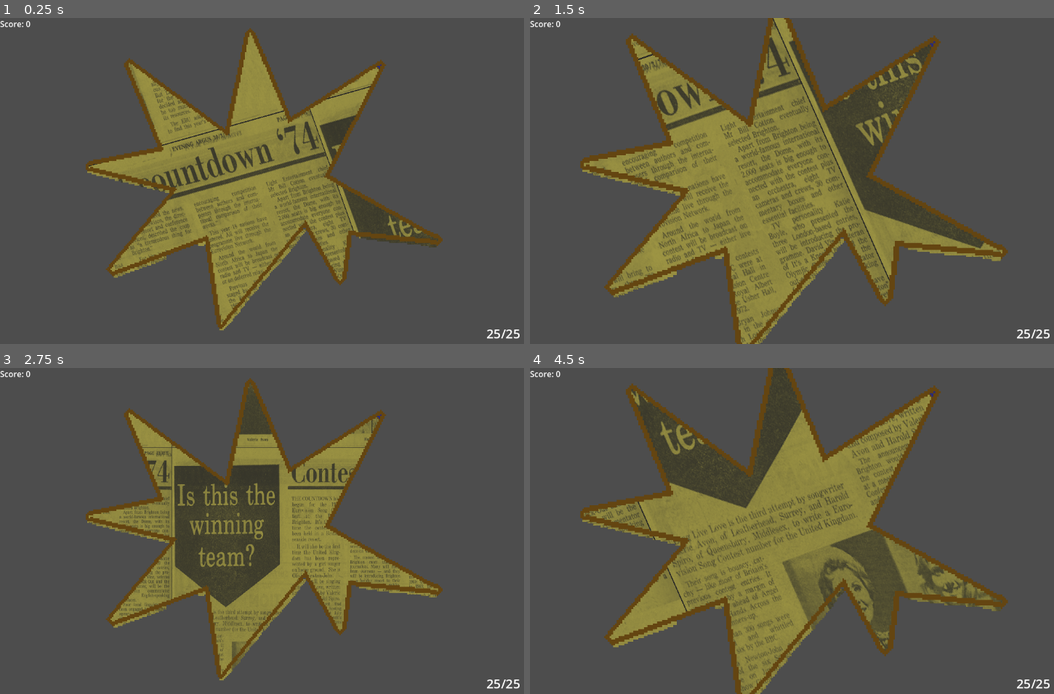
Above: before the commit, frames 1-4 (two rows, left to right).
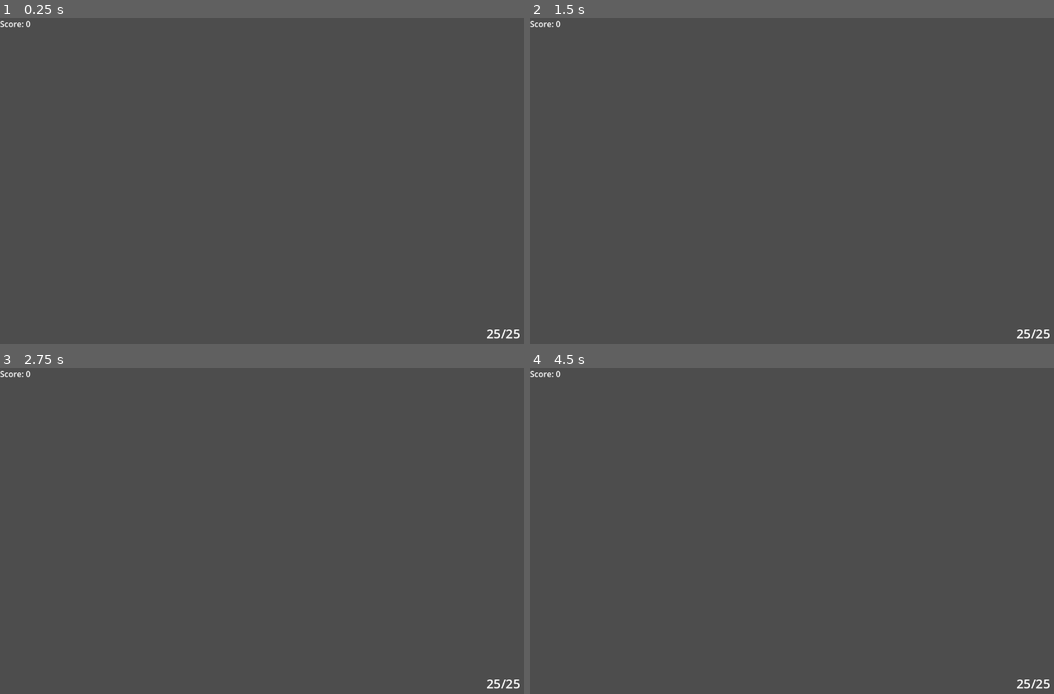
Above: after the commit, the same moments.

Repository: HjalteTagmose/Winball
Game: Godot game, scene res://scenes/test.tscn
The game is run twice, just before and just after one commit, with the same random seed, the same clock (stepped at 60 frames per second) and the same inputs. This scene is started directly instead of the project's main scene.
Inputs (mouse positions are in pixels of both pictures, inside the frame that each line leads up to):
- Up to frame 1 (0.25 s): no input
- Up to frame 2 (1.5 s): tap Enter (ui_accept) at 0.5, 0.77 s; move the mouse to (outside the picture) at 0.52 s; tap Space (launch) at 0.6, 1.35 s; move the mouse to (582, 27) at 1.27 s
- Up to frame 3 (2.75 s): tap Enter (ui_accept) at 1.52 s; move the mouse to (345, 459) at 2.02 s; tap Space (launch) at 2.1 s
- Up to frame 4 (4.5 s): move the mouse to (792, 596) at 2.77 s; tap Space (launch) at 2.85, 3.6, 4.35 s; tap Enter (ui_accept) at 3.02, 3.77 s; move the mouse to (996, 579) at 3.52 s; move the mouse to (645, 482) at 4.27 s

The runs differ from the first frame. In frame 1, 25% of the frame differs, in the area x 16-85%, y 3-96%; in frame 2, 35%; in frame 3, 25%; in frame 4, 36%, in the area x 9-92%, y 0-100%.

Commit message:
add bumpers

Diff:
--- a/scenes/test.tscn
+++ b/scenes/test.tscn
@@ -5,4 +5,5 @@
 [node name="Test" type="Node2D"]
 
 [node name="PaperStar" parent="." instance=ExtResource("1_errlg")]
+visible = false
 position = Vector2(524, 322)
--- a/sprites/test/scrolling_texture.gdshader
+++ b/sprites/test/scrolling_texture.gdshader
@@ -8,7 +8,7 @@
 uniform float rotation = 0.0;
 uniform float scale = 1.0;
 uniform float color_blend = 0.5;
-uniform float scroll_texture_alpha = 0.5;
+//uniform float scroll_texture_alpha = 0.5;
 
 vec2 rotated(vec2 a, float angle)
 {
@@ -34,9 +34,7 @@
 
 		newUV = fract(newUV);
 		vec4 color = texture(scroll_texture, newUV);
-		vec4 test = replace_color;
-		test.a  = scroll_texture_alpha;
-		color = test * color;
+		color = replace_color * color;
 		COLOR = color;
 	}
 }
Binary file added: art/bumper_sheet.aseprite
Binary file added: art/bumper_sheet.png
Not shown, added: art/bumper_sheet.png.import
Binary file added: sprites/bumpers/blue_bumper_wall_triangle_xs.png
Not shown, added: sprites/bumpers/blue_bumper_wall_triangle_xs.png.import
Binary file added: sprites/bumpers/bumper_diamond.aseprite
Binary file added: sprites/bumpers/bumper_diamond_dots.png
Not shown, added: sprites/bumpers/bumper_diamond_dots.png.import
Binary file added: sprites/bumpers/bumper_triangle.aseprite
Binary file added: sprites/bumpers/bumper_triangle_dots.png
Not shown, added: sprites/bumpers/bumper_triangle_dots.png.import
Binary file added: sprites/bumpers/bumper_triangle_text.png
(and 3 more such lines)
